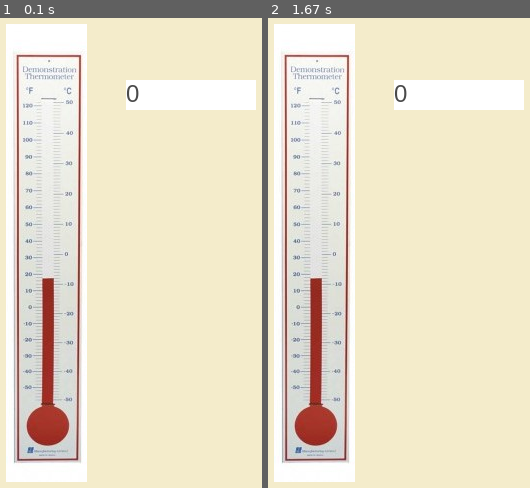
Above: before the commit, frames 1-2 (left to right).
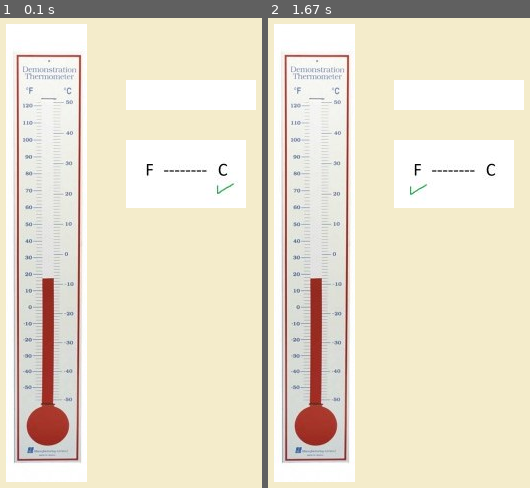
Above: after the commit, the same moments.

Repository: marcosmarkitos/Term-metroPygame
Game: pygame game, started from main.py
The game is run twice, just before and just after one commit, with the same random seed, the same clock (stepped at 60 frames per second) and the same inputs.
Inputs (mouse positions are in pixels of both pictures, inside the frame that each line leads up to):
- Up to frame 1 (0.1 s): no input
- Up to frame 2 (1.67 s): click (383, 267) at 0.38 s; hold Backspace 0.67-1.13 s; click (283, 182) at 1.22 s; click (501, 459) at 1.55 s

The runs differ from the first frame. In frame 1, 6.7% of the frame differs, in the area x 48-94%, y 14-41%; in frame 2, 6.7%.

Commit message:
imágenes modificadas por tamaño y avance en programa principal. Pdte conversor

Diff:
--- a/main.py
+++ b/main.py
@@ -5,15 +5,48 @@
     def __init__(self):
         self.custome = pygame.image.load("images/termometro.jpg")
 
+class Selector():
+    __tipoUnidad = None
+
+    def __init__(self, unidad="C"):
+        self.__customes = []
+        self.__customes.append(pygame.image.load("images/FarenheitP.jpg"))
+        self.__customes.append(pygame.image.load("images/CentigradosP.jpg"))
+
+        self.__tipoUnidad = unidad
+
+    def custome(self):
+        if self.__tipoUnidad == 'F':
+            return self.__customes[0]
+        else:
+            return self.__customes[1]
+
+
+    def on_event(self, event):
+        if event.type == pygame.MOUSEBUTTONDOWN:
+            if self.__tipoUnidad == 'F':
+                self.__tipoUnidad = 'C'
+            else:
+                self.__tipoUnidad = 'F'
+
 class NumberInput():
     __value = 0
-    __strValue = "0"
+    __strValue = ""
     __position = [0,0]
     __size = [0,0]
 
-    def __init__(self, value=0):
+    def __init__(self, value=''):
         self.__font = pygame.font.SysFont("Arial", 24)
         self.value(value)
+
+    def on_event(self, evento):
+        if evento.type == KEYDOWN:
+            if evento.unicode.isdigit() and len(self.__strValue)<=10:
+                self.__strValue += evento.unicode
+                self.value(self.__strValue)
+            elif evento.key == K_BACKSPACE:
+                self.__strValue = self.__strValue[:-1]
+                self.value(self.__strValue)
 
     def render(self):
         textBlock = self.__font.render(self.__strValue, True, (74,74,74))
@@ -100,6 +133,8 @@
         self.entrada.pos((170,90))
         self.entrada.size((130, 30))
 
+        self.selector = Selector()
+
     def __on_close(self):
         pygame.quit()
         sys.exit()
@@ -109,6 +144,10 @@
             for event in pygame.event.get():
                 if event.type == QUIT:
                     self.__on_close()
+
+                self.entrada.on_event(event)
+                self.selector.on_event(event)
+
             #pintamos el termómetro
             self.__screen.blit(self.termometro.custome, (50,34))
 
@@ -116,6 +155,9 @@
             text = self.entrada.render()
             pygame.draw.rect(self.__screen, (255,255,255), text[0])
             self.__screen.blit(text[1], self.entrada.pos())
+
+            #pintamos el selector
+            self.__screen.blit(self.selector.custome(), (170, 150))
             pygame.display.flip()
 
 
Binary file added: images/CentigradosP.jpg
Binary file added: images/FarenheitP.jpg
